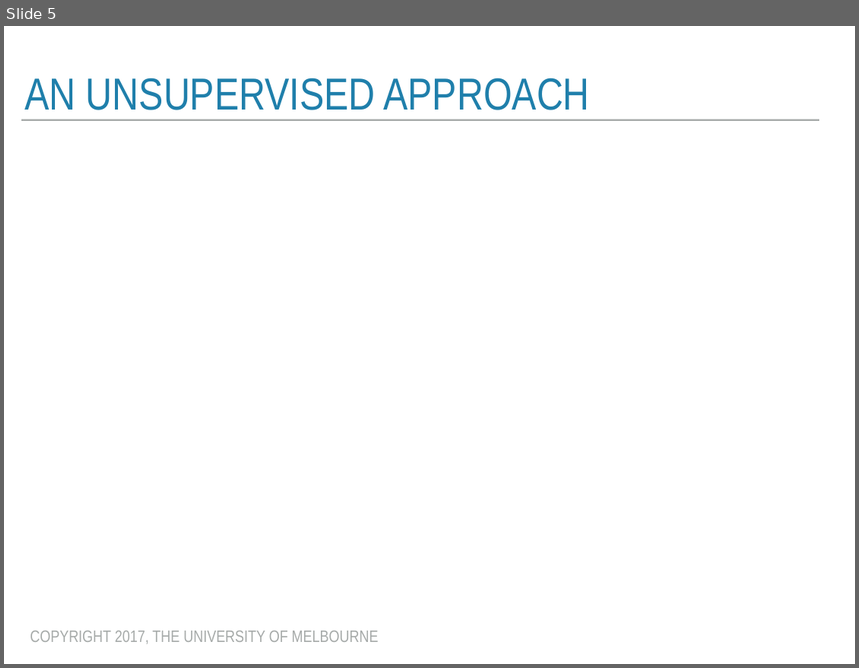
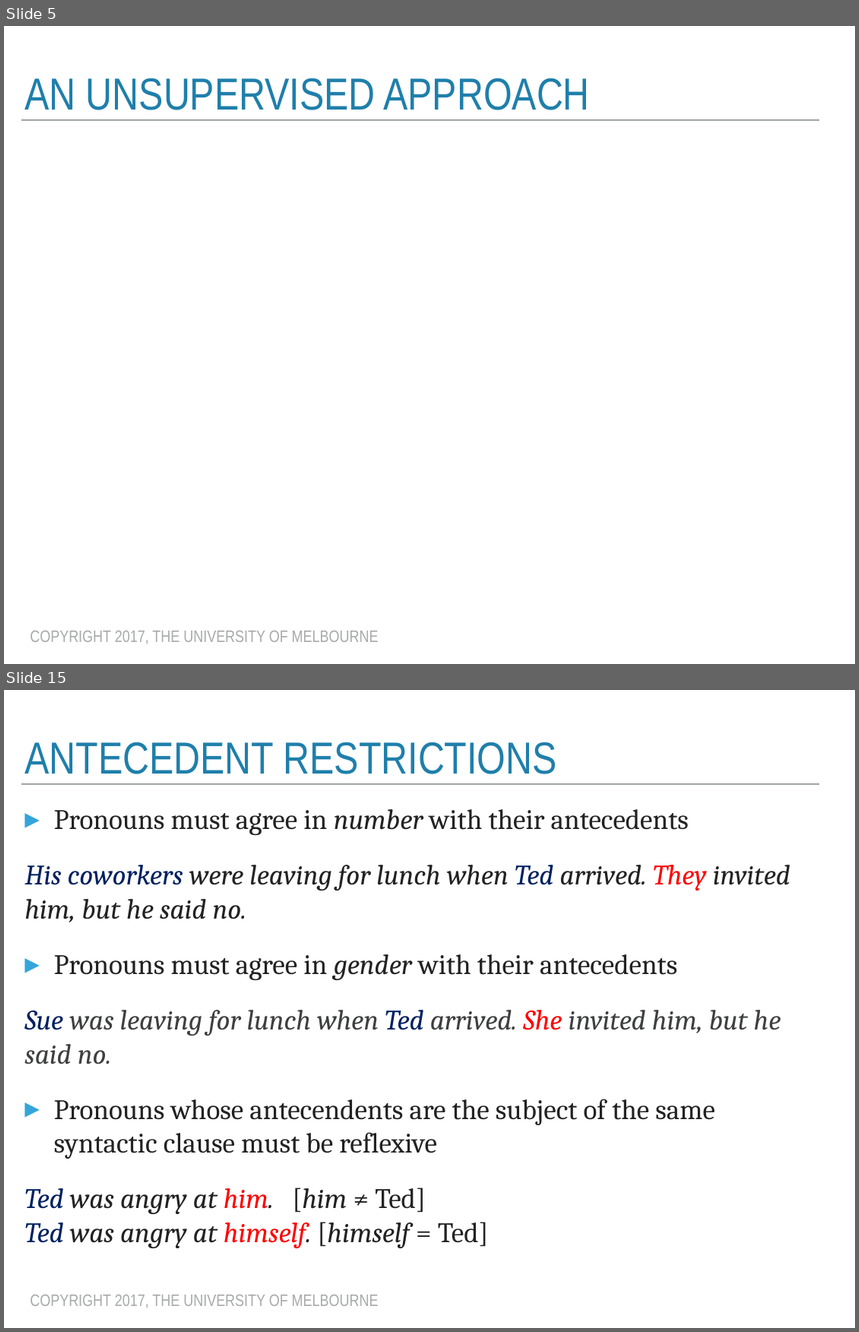
Before and after one commit to trevorcohn/comp90042, a slide deck: slides/WSTA_L13_discourse.pptx. Shown one above the other, each under a label of ours: slide 5 before the commit, slides 5 and 15 after it; the slides between them are not shown. The pictures are 859x668 and 859x1332 pixels, drawn with LibreOffice and Linux fonts; fonts in the diff are those of the drawing; grey boxes stand for pictures. Boxes give left, top, right and bottom in pixels: in the first picture for what was removed or moved away, otherwise in the second. Text is boxed around its words. In the diff, an @@ line names an element or a change of style, - is before the commit and + after.

```diff
--- a/slides/WSTA_L13_discourse.pptx
+++ b/slides/WSTA_L13_discourse.pptx
@@ slide 15 added at box(4, 690, 855, 1328), background #FFFFFF; not listed: 2 template elements that a slide beside it also shows @@
@@ title added at box(25, 742, 557, 774), 54 pt, text #1F7FAB @@
+ANTECEDENT RESTRICTIONS
@@ text added at box(25, 809, 791, 1249), 34 pt, text #222222, italic @@
+▸ Pronouns must agree in number with their antecedents
+His coworkers were leaving for lunch when Ted arrived. They invited him, but he said no.
+▸ Pronouns must agree in gender with their antecedents
+  Sue was leaving for lunch when Ted arrived. She invited him, but he said no.
+▸ Pronouns whose antecendents are the subject of the same syntactic clause must be reflexive
+Ted was angry at him. [him ≠ Ted]
+Ted was angry at himself. [himself = Ted]
```
Also in this commit, not shown: 12 slides changed, 7 other slides added, 2 other files.
